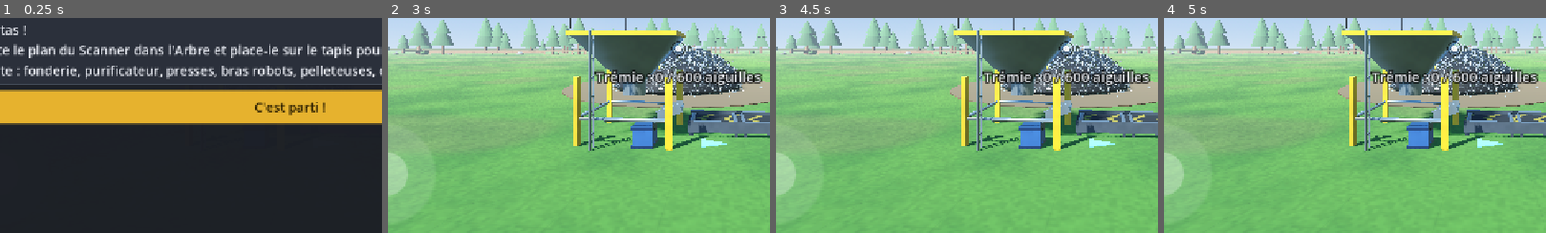
Above: before the commit, frames 1-4 (left to right).
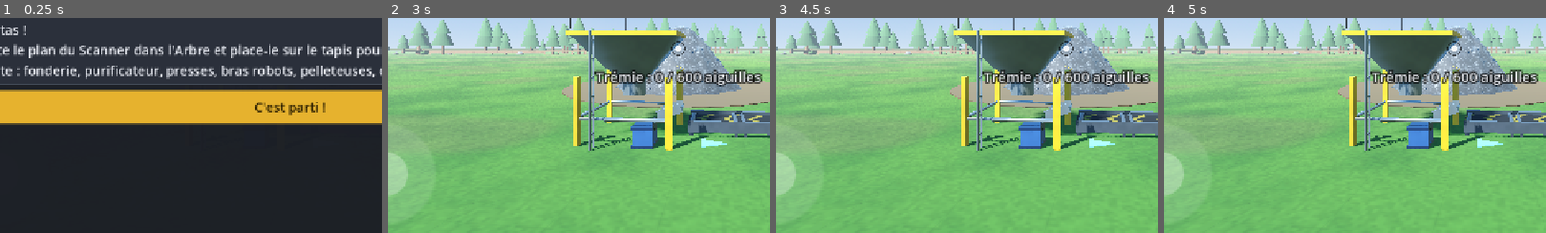
Above: after the commit, the same moments.

Repository: Banannanannanane/Claude-max
Game: Godot game, scene res://scenes/main.tscn
The game is run twice, just before and just after one commit, with the same random seed, the same clock (stepped at 60 frames per second) and the same inputs.
Inputs:
- Up to frame 1 (0.25 s): no input
- Up to frame 2 (3 s): click "Boutique" at 0.5 s; click "Arbre" at 1.25 s; click "Construire" at 2 s; click "Usine" at 2.75 s
- Up to frame 3 (4.5 s): click "Menu" at 3.5 s; click "Fermer" at 4.25 s
- Up to frame 4 (5 s): no input
The pictures show only the part of the screen within x 12-62%, y 43-93%; the shares and areas given below are measured in that part.

The runs differ from the first frame. In frame 2, 3.4% of the frame differs, in the area x 58-98%, y 3-37%; in frame 3, 3.4%; in frame 4, 3.4%.

Commit message:
Tas d'aiguilles refait : vrai tas en hauteur, aiguilles fines fondues dans la texture
- Profil de tas (sommet arrondi, flancs raides, pied évasé) avec bosses, à la place de la demi-sphère
- Texture de fines aiguilles en projection triplanaire, sans scintillement au loin
- Jusqu'à 16 000 petites aiguilles éclairées avec la normale du tas pour se confondre avec la surface
- Collision en enveloppe convexe, reconstruction 4 fois plus rapide et plus rare

Co-Authored-By: Claude Opus 5.5 <noreply@anthropic.com>
Claude-Session: https://claude.ai/code/session_015mmEoywW31dn2J42AWLZD8

Diff:
--- a/game/scripts/pile.gd
+++ b/game/scripts/pile.gd
@@ -1,180 +1,389 @@
 extends Node3D
-## Le tas d'aiguilles : un monticule métallique hérissé d'aiguilles, qui rétrécit quand on le vide.
+## Le tas d'aiguilles : un monticule haut et bosselé, couvert d'une fine texture d'aiguilles,
+## avec de petites aiguilles posées dessus qui se fondent dans la texture. Il rétrécit quand on le vide.
+
+const HEIGHT_RATIO := 1.0      # hauteur / rayon : un vrai tas, pas une demi-sphère
+const RINGS := 30
+const SEGS := 72
+const NEEDLE_LEN := 0.22
+const NEEDLE_RAD := 0.0075
+const NEEDLE_COL := Color(0.56, 0.56, 0.57)
 
 const MOUND_SHADER := """
 shader_type spatial;
 render_mode diffuse_burley, specular_schlick_ggx;
-uniform vec3 base_col : source_color = vec3(0.5, 0.5, 0.51);
+uniform vec3 needle_col : source_color = vec3(0.56, 0.56, 0.57);
 uniform float seed = 0.0;
 varying vec3 lp;
+varying vec3 ln;
 float hash(vec2 p) { return fract(sin(dot(p, vec2(127.1, 311.7))) * 43758.5453); }
-float noise(vec2 p) {
-	vec2 i = floor(p); vec2 f = fract(p);
-	vec2 u = f * f * (3.0 - 2.0 * f);
-	return mix(mix(hash(i), hash(i + vec2(1, 0)), u.x), mix(hash(i + vec2(0, 1)), hash(i + vec2(1, 1)), u.x), u.y);
+// une couche d'aiguilles : un trait fin par cellule, orientation et teinte aléatoires
+vec2 layer(vec2 p, float s, float w) {
+	vec2 g = p * s;
+	vec2 id = floor(g);
+	float a = hash(id + seed) * 6.2831;
+	vec2 f = fract(g) - 0.5 + (vec2(hash(id + 3.1), hash(id + 5.7)) - 0.5) * 0.5;
+	vec2 d = vec2(cos(a), sin(a));
+	float across = abs(dot(f, vec2(-d.y, d.x)));
+	float along = abs(dot(f, d));
+	float m = smoothstep(w, w * 0.3, across) * smoothstep(0.62, 0.5, along);
+	// au loin les traits deviennent plus fins que le pixel : on passe à la teinte moyenne
+	float fw = length(fwidth(g));
+	float fade = smoothstep(0.9, 0.25, fw);
+	return vec2(mix(0.5, m, fade), 0.75 + 0.35 * hash(id + 9.2));
+}
+vec2 needles(vec2 p) {
+	vec2 a = layer(p, 4.6, 0.045);
+	vec2 b = layer(p + 0.37, 5.9, 0.05);
+	vec2 c = layer(p + 0.71, 8.3, 0.06);
+	vec2 d = layer(p + 0.13, 12.5, 0.07);
+	float m = max(max(a.x, b.x * 0.95), max(c.x * 0.88, d.x * 0.75));
+	float tint = a.x >= b.x ? a.y : b.y;
+	return vec2(m, tint);
 }
 void vertex() {
-	// monticule irrégulier : bosses et creux, la base reste au sol
-	float n = noise(VERTEX.xz * 2.3 + seed) * 0.6 + noise(VERTEX.xz * 5.1 - seed) * 0.3 + noise(VERTEX.xz * 11.0) * 0.1;
-	float k = smoothstep(0.0, 0.25, VERTEX.y);
-	VERTEX += NORMAL * (n - 0.45) * 0.22 * k;
 	lp = VERTEX;
-}
-float streaks(vec2 uv, float s, float w) {
-	vec2 g = uv * s;
-	vec2 id = floor(g);
-	float a = hash(id) * 6.2831;
-	vec2 f = fract(g) - 0.5 + (vec2(hash(id + 3.1), hash(id + 5.7)) - 0.5) * 0.4;
-	vec2 d = vec2(cos(a), sin(a));
-	float l = abs(dot(f, vec2(-d.y, d.x)));
-	float along = abs(dot(f, d));
-	return smoothstep(w, 0.0, l) * step(along, 0.5) * (0.4 + 0.6 * hash(id + 7.3));
+	ln = NORMAL;
 }
 void fragment() {
-	vec2 uv = UV * vec2(2.0, 1.0);
-	float s = max(max(streaks(uv, 95.0, 0.06), streaks(uv + 0.37, 60.0, 0.05) * 0.85), streaks(uv + 0.71, 150.0, 0.08) * 0.7);
-	float cavity = noise(lp.xz * 9.0) * 0.5 + 0.5;
-	vec3 col = base_col * (0.28 + 0.95 * s) * mix(0.75, 1.1, cavity);
+	vec3 w = pow(abs(ln), vec3(4.0));
+	w /= (w.x + w.y + w.z);
+	vec2 nx = needles(lp.zy);
+	vec2 ny = needles(lp.xz);
+	vec2 nz = needles(lp.xy);
+	float m = nx.x * w.x + ny.x * w.y + nz.x * w.z;
+	float tint = nx.y * w.x + ny.y * w.y + nz.y * w.z;
+	// creux entre les aiguilles : sombres ; aiguilles : même teinte que les vraies
+	vec3 gap = needle_col * 0.36;
+	vec3 col = mix(gap, needle_col * tint, m) * COLOR.r;
 	ALBEDO = col;
-	METALLIC = 0.7;
-	ROUGHNESS = 0.6 - 0.35 * s;
-	SPECULAR = 0.6;
+	METALLIC = mix(0.15, 0.25, m);
+	ROUGHNESS = mix(0.8, 0.4, m);
+	SPECULAR = 0.5;
 }
 """
 
+## Les petites aiguilles sont éclairées avec la normale du tas sous elles (INSTANCE_CUSTOM) :
+## même teinte, même reflet que la texture, on ne voit pas où finit le décor.
+const NEEDLE_SHADER := """
+shader_type spatial;
+render_mode diffuse_burley, specular_schlick_ggx, cull_disabled;
+uniform vec3 needle_col : source_color = vec3(0.56, 0.56, 0.57);
+varying vec3 hn;
+varying float tint;
+varying float ao;
+void vertex() {
+	hn = INSTANCE_CUSTOM.xyz * 2.0 - 1.0;
+	tint = COLOR.r;
+	ao = COLOR.g;
+}
+void fragment() {
+	NORMAL = normalize((VIEW_MATRIX * vec4(normalize(hn), 0.0)).xyz);
+	ALBEDO = needle_col * tint * ao * 0.92;
+	METALLIC = 0.25;
+	ROUGHNESS = 0.4;
+	SPECULAR = 0.5;
+}
+"""
+
+var _heap: Node3D
 var _mound: MeshInstance3D
 var _needles: MultiMeshInstance3D
 var _scatter: MultiMeshInstance3D
 var _hay: MultiMeshInstance3D
 var _body: StaticBody3D
-var _shape: CylinderShape3D
+var _shape: ConvexPolygonShape3D
 var _dirt: MeshInstance3D
+var _noise := FastNoiseLite.new()
 var _built_radius := -1.0
 var _built_size := ""
+var _R := 1.0
+var _H := 1.0
 var radius := 1.0
 
 
 func _ready() -> void:
 	position = Data.PILE_POS
 	_dirt = Mk.cyl(self, 1.0, 0.04, Vector3(0, 0.01, 0), Mk.mat(Color(0.36, 0.29, 0.2), 0.0, 1.0), -1.0, 48)
+	_noise.noise_type = FastNoiseLite.TYPE_SIMPLEX_SMOOTH
+	_noise.frequency = 1.0
+
+	_heap = Node3D.new()
+	add_child(_heap)
 
 	_mound = MeshInstance3D.new()
-	var sm := SphereMesh.new()
-	sm.radius = 1.0
-	sm.height = 1.0
-	sm.is_hemisphere = true
-	sm.radial_segments = 48
-	sm.rings = 16
-	_mound.mesh = sm
 	var shm := ShaderMaterial.new()
 	var sh := Shader.new()
 	sh.code = MOUND_SHADER
 	shm.shader = sh
+	shm.set_shader_parameter("needle_col", NEEDLE_COL)
 	_mound.material_override = shm
-	add_child(_mound)
-
-	_scatter = MultiMeshInstance3D.new()
-	var sc := MultiMesh.new()
-	sc.transform_format = MultiMesh.TRANSFORM_3D
-	sc.mesh = Mk.needle_mesh()
-	_scatter.multimesh = sc
-	_scatter.material_override = Mk.needle_material()
-	add_child(_scatter)
-
-	_needles = MultiMeshInstance3D.new()
-	var mm := MultiMesh.new()
-	mm.transform_format = MultiMesh.TRANSFORM_3D
-	mm.mesh = Mk.needle_mesh()
-	_needles.multimesh = mm
-	_needles.material_override = Mk.needle_material()
-	add_child(_needles)
+	_heap.add_child(_mound)
+
+	_needles = _needle_layer(_heap)
+	_needles.visibility_range_end = 45.0
+	_scatter = _needle_layer(self)
 
 	_hay = MultiMeshInstance3D.new()
 	var hm := MultiMesh.new()
 	hm.transform_format = MultiMesh.TRANSFORM_3D
-	hm.mesh = Mk.needle_mesh(0.7, 0.022)
+	hm.mesh = Mk.needle_mesh(0.55, 0.02)
 	_hay.multimesh = hm
 	_hay.material_override = Mk.hay_material()
-	add_child(_hay)
+	_heap.add_child(_hay)
 
 	_body = StaticBody3D.new()
 	_body.collision_layer = 3
 	_body.set_meta("kind", "pile")
 	var cs := CollisionShape3D.new()
-	_shape = CylinderShape3D.new()
+	_shape = ConvexPolygonShape3D.new()
+	# enveloppe provisoire : une forme vide ne peut pas être construite par le moteur physique
+	_shape.points = PackedVector3Array([Vector3(-1, 0, -1), Vector3(1, 0, -1), Vector3(0, 0, 1), Vector3(0, 1, 0)])
 	cs.shape = _shape
 	_body.add_child(cs)
 	add_child(_body)
 
 	Game.pile_changed.connect(_refresh)
 	_refresh()
+
+
+## Couche de petites aiguilles (prismes fins, sans ombre : invisibles à cette taille).
+func _needle_layer(parent: Node3D) -> MultiMeshInstance3D:
+	var cm := CylinderMesh.new()
+	cm.top_radius = NEEDLE_RAD * 0.2
+	cm.bottom_radius = NEEDLE_RAD
+	cm.height = NEEDLE_LEN
+	cm.radial_segments = 3
+	cm.rings = 0
+	cm.cap_top = false
+	cm.cap_bottom = false
+	var mm := MultiMesh.new()
+	mm.transform_format = MultiMesh.TRANSFORM_3D
+	mm.use_colors = true
+	mm.use_custom_data = true
+	mm.mesh = cm
+	var m := ShaderMaterial.new()
+	var sh := Shader.new()
+	sh.code = NEEDLE_SHADER
+	m.shader = sh
+	m.set_shader_parameter("needle_col", NEEDLE_COL)
+	var mi := MultiMeshInstance3D.new()
+	mi.multimesh = mm
+	mi.material_override = m
+	mi.cast_shadow = GeometryInstance3D.SHADOW_CASTING_SETTING_OFF
+	parent.add_child(mi)
+	return mi
 
 
 func _refresh() -> void:
 	var base: float = Data.PILES[Game.pile_size].radius
 	radius = Game.pile_radius()
 	var empty := Game.pile_items() <= 0
-	_mound.visible = not empty
-	_needles.visible = not empty
+	_heap.visible = not empty
 	_body.process_mode = Node.PROCESS_MODE_DISABLED if empty else Node.PROCESS_MODE_INHERIT
 	_dirt.scale = Vector3(base + 2.0, 1, base + 2.0)
 	if empty:
-		_hay.visible = false
 		return
 	var r := maxf(radius, 0.35)
-	var h := r * 0.62
-	_mound.scale = Vector3(r, h, r)
-	_shape.radius = r * 0.92
-	_shape.height = h * 2.0
-	# recalcul des aiguilles seulement quand la taille a vraiment changé
-	if _built_size != Game.pile_size or absf(r - _built_radius) > maxf(0.06, _built_radius * 0.035):
-		_build_needles(r, h)
+	# reconstruction seulement quand la taille a vraiment changé ; entre-temps on met à l'échelle
+	if _built_size != Game.pile_size or absf(r - _built_radius) > maxf(0.06, _built_radius * 0.1):
+		_build(r)
+	var k := r / _built_radius
+	_heap.scale = Vector3.ONE * k
+	_update_shape(k)
 	_hay.visible = Game.pile_h > 0
 	if _hay.visible:
 		_hay.multimesh.visible_instance_count = mini(Game.pile_h, 3)
 
 
-func _surface_point(r: float, h: float, rng: RandomNumberGenerator) -> Vector3:
-	var th := rng.randf() * TAU
-	var y := pow(rng.randf(), 0.75)
-	var s := sqrt(maxf(0.0, 1.0 - y * y))
-	var k := rng.randf_range(0.97, 1.03)
-	return Vector3(cos(th) * s * r * k, y * h * k, sin(th) * s * r * k)
-
-
-func _build_needles(r: float, h: float) -> void:
+## Profil du tas : sommet arrondi, flancs raides, pied évasé ; plus des bosses.
+## th : angle autour du tas, t : 0 au sommet, 1 au pied.
+func _surf(th: float, t: float) -> Vector3:
+	var wob := 1.0 + 0.08 * _noise.get_noise_2d(cos(th) * 1.6, sin(th) * 1.6)
+	var rr := t * _R * wob
+	var x := cos(th) * rr
+	var z := sin(th) * rr
+	var y := _H * pow(maxf(0.0, 1.0 - pow(t, 1.7)), 1.25)
+	var nx := x / _R
+	var nz := z / _R
+	var lump := _noise.get_noise_2d(nx * 3.2 + 7.0, nz * 3.2) * 0.65 + _noise.get_noise_2d(nx * 8.0, nz * 8.0 - 3.0) * 0.25 + _noise.get_noise_2d(nx * 19.0, nz * 19.0) * 0.1
+	y += _R * 0.085 * lump * (1.0 - pow(t, 4.0))
+	return Vector3(x, maxf(y, 0.0), z)
+
+
+func _surf_normal(th: float, t: float) -> Vector3:
+	var tt := clampf(t, 0.02, 0.98)
+	var e := 0.01
+	var a := _surf(th, tt + e) - _surf(th, tt - e)
+	var b := _surf(th + e, tt) - _surf(th - e, tt)
+	var n := b.cross(a).normalized()
+	if n.y < 0.0:
+		n = -n
+	return n
+
+
+func _build(r: float) -> void:
 	_built_radius = r
 	_built_size = Game.pile_size
+	_R = r
+	_H = r * HEIGHT_RATIO
+	var sd := hash(Game.pile_size)
+	_noise.seed = sd
 	var rng := RandomNumberGenerator.new()
-	rng.seed = hash(Game.pile_size)
-	(_mound.material_override as ShaderMaterial).set_shader_parameter("seed", float(hash(Game.pile_size) % 100))
-	var count := clampi(int(260.0 * r * r), 400, 7000)
+	rng.seed = sd
+	(_mound.material_override as ShaderMaterial).set_shader_parameter("seed", float(sd % 100))
+
+	# grille de la surface (sommet = anneau 0) : sert au maillage et à poser les aiguilles
+	var gp := PackedVector3Array()
+	var gn := PackedVector3Array()
+	var ga := PackedFloat32Array()
+	gp.resize((RINGS + 1) * SEGS)
+	gn.resize((RINGS + 1) * SEGS)
+	ga.resize((RINGS + 1) * SEGS)
+	for i in RINGS + 1:
+		var t := float(i) / RINGS
+		for j in SEGS:
+			var q := _surf(float(j) / SEGS * TAU, t)
+			gp[i * SEGS + j] = q
+			ga[i * SEGS + j] = _ao(q, t)
+	for i in RINGS + 1:
+		for j in SEGS:
+			if i == 0:
+				gn[j] = Vector3.UP
+				continue
+			var up := gp[(i - 1) * SEGS + j]
+			var dn := gp[mini(i + 1, RINGS) * SEGS + j]
+			var lf := gp[i * SEGS + (j + SEGS - 1) % SEGS]
+			var rt := gp[i * SEGS + (j + 1) % SEGS]
+			var n := (rt - lf).cross(dn - up).normalized()
+			if n.y < 0.0:
+				n = -n
+			gn[i * SEGS + j] = n
+	_mound.mesh = _build_mesh(gp, gn, ga)
+
+	# petites aiguilles posées sur la surface, réparties selon l'aire ; écrites d'un bloc
+	var area := PI * r * sqrt(r * r + _H * _H)
+	var count := clampi(int(area * 110.0), 2500, 16000)
+	var buf := PackedFloat32Array()
+	buf.resize(count * 20)
+	var o := 0
+	for k in count:
+		var fi := sqrt(rng.randf()) * 0.98 * RINGS
+		var fj := rng.randf() * SEGS
+		var i0 := int(fi)
+		var j0 := int(fj) % SEGS
+		var j1 := (j0 + 1) % SEGS
+		var f := fi - i0
+		var g := fj - floorf(fj)
+		var a0 := i0 * SEGS
+		var a1 := mini(i0 + 1, RINGS) * SEGS
+		var p := gp[a0 + j0].lerp(gp[a0 + j1], g).lerp(gp[a1 + j0].lerp(gp[a1 + j1], g), f)
+		var n := gn[a0 + j0].lerp(gn[a0 + j1], g).lerp(gn[a1 + j0].lerp(gn[a1 + j1], g), f).normalized()
+		var ao := lerpf(ga[a0 + j0], ga[a1 + j0], f)
+		var side := n.cross(Vector3(rng.randf_range(-1, 1), rng.randf_range(-1, 1), rng.randf_range(-1, 1)))
+		if side.length_squared() < 0.0001:
+			side = n.cross(Vector3.RIGHT)
+		side = side.normalized()
+		# couchées sur la pente, quelques-unes dépassent un peu
+		var tilt := rng.randf_range(-0.12, 0.12) if rng.randf() < 0.85 else rng.randf_range(0.25, 0.55)
+		var bs := Basis(Quaternion(Vector3.UP, side.lerp(n, tilt).normalized()))
+		o = _put(buf, o, Transform3D(bs, p + n * 0.01), Color(rng.randf_range(0.75, 1.1), ao, 0, 1), _pack(n))
 	var mm := _needles.multimesh
 	mm.instance_count = count
-	for i in count:
-		var p := _surface_point(r, h, rng)
-		# la plupart des aiguilles sont couchées sur la pente, quelques-unes dépassent
-		var nrm := Vector3(p.x / (r * r), p.y / (h * h), p.z / (r * r)).normalized()
-		var tangent := nrm.cross(Vector3(rng.randf_range(-1, 1), rng.randf_range(-1, 1), rng.randf_range(-1, 1))).normalized()
-		var tilt := rng.randf_range(-0.35, 0.35) if rng.randf() < 0.8 else rng.randf_range(0.6, 1.2)
-		var b := Basis(Quaternion(Vector3.UP, tangent.lerp(nrm, clampf(tilt, -1.0, 1.0)).normalized()))
-		mm.set_instance_transform(i, Transform3D(b, p))
+	mm.buffer = buf
+
 	# aiguilles tombées au sol autour du tas
+	var ns := clampi(int(90.0 * r), 200, 1200)
+	var sb := PackedFloat32Array()
+	sb.resize(ns * 20)
+	o = 0
+	var flat_n := _pack(Vector3.UP)
+	for k in ns:
+		var an := rng.randf() * TAU
+		var d := r * (1.0 + 0.08 * _noise.get_noise_2d(cos(an) * 1.6, sin(an) * 1.6)) * (0.97 + pow(rng.randf(), 2.0) * 0.3)
+		var flat := Basis(Vector3.UP, rng.randf() * TAU) * Basis(Vector3.FORWARD, PI / 2 + rng.randf_range(-0.08, 0.08))
+		o = _put(sb, o, Transform3D(flat, Vector3(cos(an) * d, 0.012, sin(an) * d)), Color(rng.randf_range(0.75, 1.1), 0.8, 0, 1), flat_n)
 	var sm := _scatter.multimesh
-	var ns := clampi(int(40.0 * r), 60, 500)
 	sm.instance_count = ns
-	for i in ns:
-		var a := rng.randf() * TAU
-		var d := r * rng.randf_range(0.95, 1.35)
-		var flat := Basis(Vector3.UP, rng.randf() * TAU) * Basis(Vector3.FORWARD, PI / 2 + rng.randf_range(-0.1, 0.1))
-		sm.set_instance_transform(i, Transform3D(flat, Vector3(cos(a) * d, 0.02, sin(a) * d)))
+	sm.buffer = sb
+
 	# quelques brins de foin qui dépassent : un indice qu'il en reste
 	var hm := _hay.multimesh
 	hm.instance_count = 3
-	for i in 3:
-		var p2 := _surface_point(r, h, rng) * 1.01
-		var b2 := Basis(Vector3(rng.randf_range(-1, 1), 0.3, rng.randf_range(-1, 1)).normalized(), rng.randf() * TAU) * Basis(Vector3.RIGHT, 1.2)
-		hm.set_instance_transform(i, Transform3D(b2, p2))
+	for k in 3:
+		var th2 := rng.randf() * TAU
+		var t2 := rng.randf_range(0.3, 0.8)
+		var p2 := _surf(th2, t2)
+		var n2 := _surf_normal(th2, t2)
+		var side2 := n2.cross(Vector3.UP).normalized()
+		var b2 := Basis(Quaternion(Vector3.UP, side2.lerp(n2, 0.45).normalized()))
+		hm.set_instance_transform(k, Transform3D(b2, p2 + n2 * 0.03))
+
+
+## Écrit une instance (transformation 3x4, couleur, données perso) dans le tampon d'un MultiMesh.
+func _put(buf: PackedFloat32Array, o: int, tr: Transform3D, c: Color, cd: Color) -> int:
+	var bs := tr.basis
+	buf[o] = bs.x.x; buf[o + 1] = bs.y.x; buf[o + 2] = bs.z.x; buf[o + 3] = tr.origin.x
+	buf[o + 4] = bs.x.y; buf[o + 5] = bs.y.y; buf[o + 6] = bs.z.y; buf[o + 7] = tr.origin.y
+	buf[o + 8] = bs.x.z; buf[o + 9] = bs.y.z; buf[o + 10] = bs.z.z; buf[o + 11] = tr.origin.z
+	buf[o + 12] = c.r; buf[o + 13] = c.g; buf[o + 14] = c.b; buf[o + 15] = c.a
+	buf[o + 16] = cd.r; buf[o + 17] = cd.g; buf[o + 18] = cd.b; buf[o + 19] = cd.a
+	return o + 20
+
+
+## Assombrissement au pied et dans les creux (partagé par la surface et les aiguilles).
+func _ao(p: Vector3, t: float) -> float:
+	var cav := 0.5 + 0.5 * clampf(_noise.get_noise_2d(p.x * 10.0 / _R, p.z * 10.0 / _R) + 0.3, 0.0, 1.0)
+	return lerpf(1.0, 0.75, smoothstep(0.75, 1.0, t)) * lerpf(0.85, 1.0, cav)
+
+
+func _pack(n: Vector3) -> Color:
+	return Color(n.x * 0.5 + 0.5, n.y * 0.5 + 0.5, n.z * 0.5 + 0.5, 1.0)
+
+
+func _build_mesh(gp: PackedVector3Array, gn: PackedVector3Array, ga: PackedFloat32Array) -> ArrayMesh:
+	# sommet : un seul sommet au centre, puis les anneaux
+	var verts := PackedVector3Array([gp[0]])
+	var norms := PackedVector3Array([Vector3.UP])
+	var cols := PackedColorArray([Color(1, 1, 1)])
+	for i in range(1, RINGS + 1):
+		for j in SEGS:
+			var a := ga[i * SEGS + j]
+			verts.append(gp[i * SEGS + j])
+			norms.append(gn[i * SEGS + j])
+			cols.append(Color(a, a, a))
+	var idx := PackedInt32Array()
+	for j in SEGS:
+		var j2 := (j + 1) % SEGS
+		idx.append_array([0, 1 + j, 1 + j2])
+	for i in range(1, RINGS):
+		var a0 := 1 + (i - 1) * SEGS
+		var b0 := 1 + i * SEGS
+		for j in SEGS:
+			var j2 := (j + 1) % SEGS
+			idx.append_array([a0 + j, b0 + j, a0 + j2, a0 + j2, b0 + j, b0 + j2])
+	var arr := []
+	arr.resize(Mesh.ARRAY_MAX)
+	arr[Mesh.ARRAY_VERTEX] = verts
+	arr[Mesh.ARRAY_NORMAL] = norms
+	arr[Mesh.ARRAY_COLOR] = cols
+	arr[Mesh.ARRAY_INDEX] = idx
+	var am := ArrayMesh.new()
+	am.add_surface_from_arrays(Mesh.PRIMITIVE_TRIANGLES, arr)
+	return am
+
+
+## Collision : enveloppe convexe un peu plus étroite que le pied évasé (on ne grimpe pas dessus).
+func _update_shape(k: float) -> void:
+	var pts := PackedVector3Array()
+	pts.append(_surf(0.0, 0.0) * k)
+	for t in [0.3, 0.55, 0.75, 0.88]:
+		for j in 16:
+			pts.append(_surf(float(j) / 16.0 * TAU, t) * k)
+	for j in 16:
+		var th := float(j) / 16.0 * TAU
+		pts.append(Vector3(cos(th), 0.0, sin(th)) * _R * 0.9 * k)
+	_shape.points = pts
 
 
 ## Point de la surface le plus proche d'une position (pour viser les machines).
@@ -183,4 +392,5 @@
 	d.y = 0
 	if d.length() < 0.01:
 		d = Vector3(1, 0, 0)
-	return global_position + d.normalized() * radius * 0.8 + Vector3(0, radius * 0.3, 0)
+	var th := atan2(d.z, d.x)
+	return global_position + _surf(th, 0.8) * (radius / maxf(_built_radius, 0.01))
